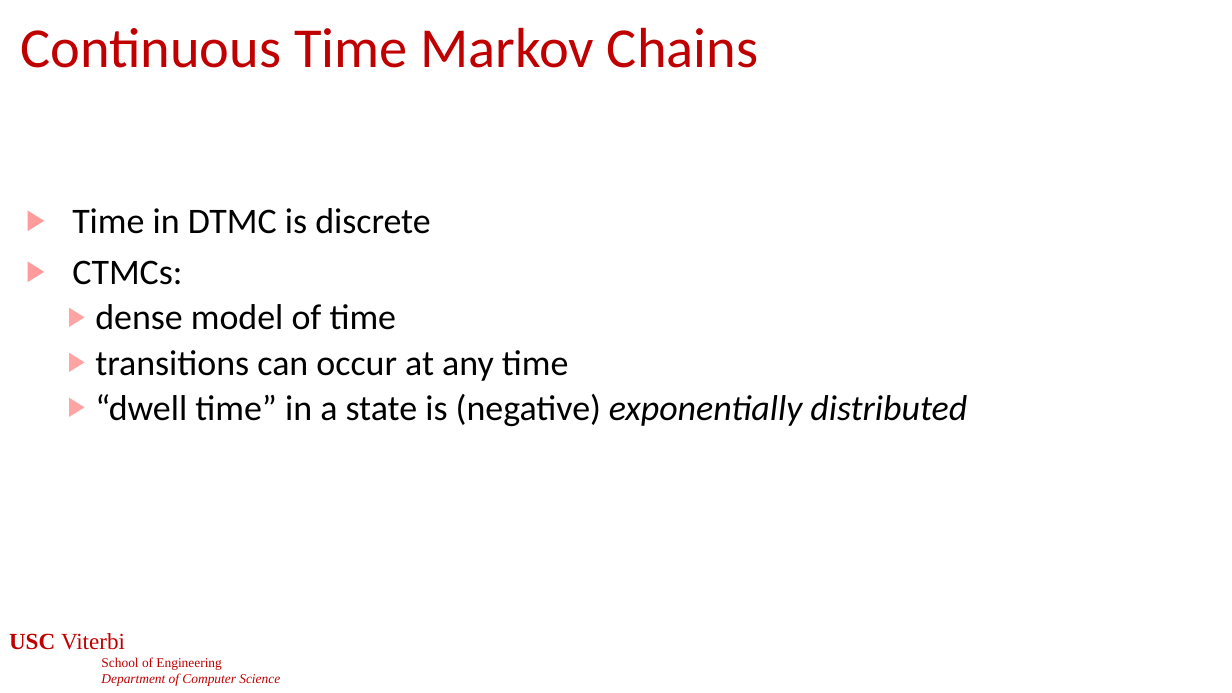
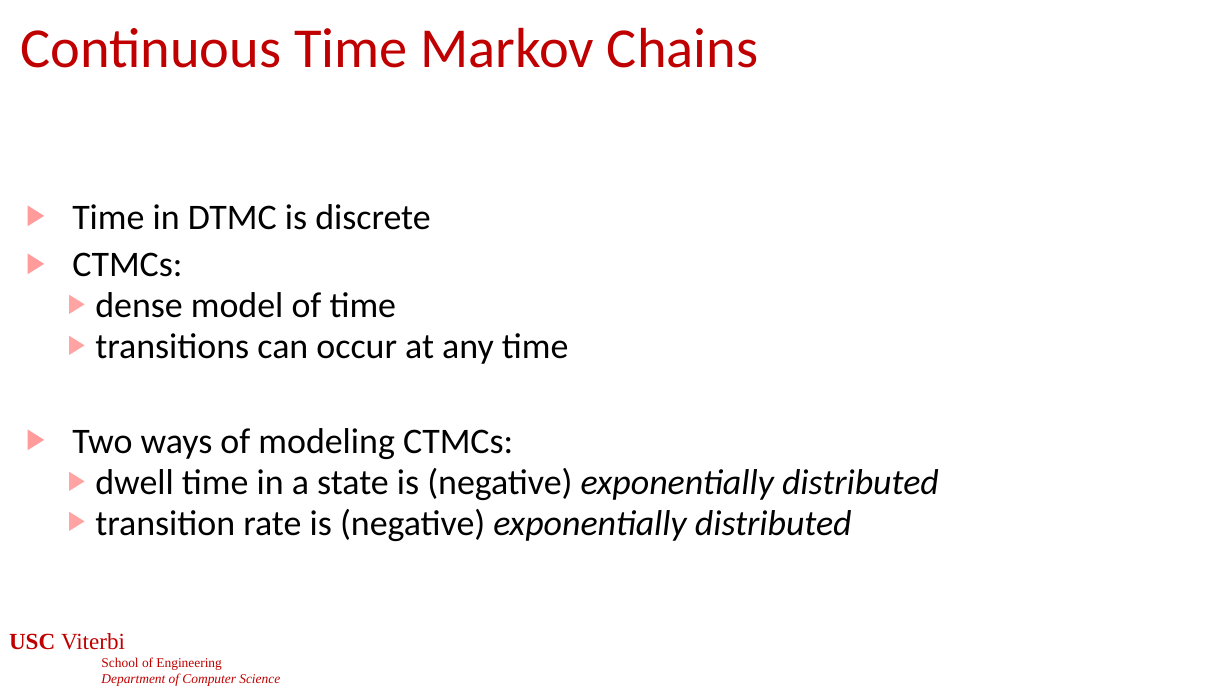
Before and after one commit to jdeshmukh/jdeshmukh.github.io, a slide deck: slide 29 of teaching/cs513slides/lecture9-Probabilistic-Models.pptx. Drawn at 1232x693 pixels with LibreOffice and Linux fonts; fonts in the diff are those of the drawing; background and template pictures are left out. Boxes give left, top, right and bottom in pixels: in the first picture for what was removed or moved away, otherwise in the second. Text is boxed around its words. In the diff, an @@ line names an element or a change of style, - is before the commit and + after.

Commit message:
stuff

```diff
--- a/teaching/cs513slides/lecture9-Probabilistic-Models.pptx
+++ b/teaching/cs513slides/lecture9-Probabilistic-Models.pptx
@@ text at bbox=[72, 204, 569, 364]: line spacing 0.9 to 0.8 @@
@@ text at bbox=[72, 428, 939, 541]: text changed @@
-  ▶ “dwell time” in a state is (negative) exponentially distributed
+▶ Two ways of modeling CTMCs:
+  ▶ dwell time in a state is (negative) exponentially distributed
+  ▶ transition rate is (negative) exponentially distributed
```
Also in this commit, not shown: 3 other slides changed, 1 slide added, 2 slides removed.
